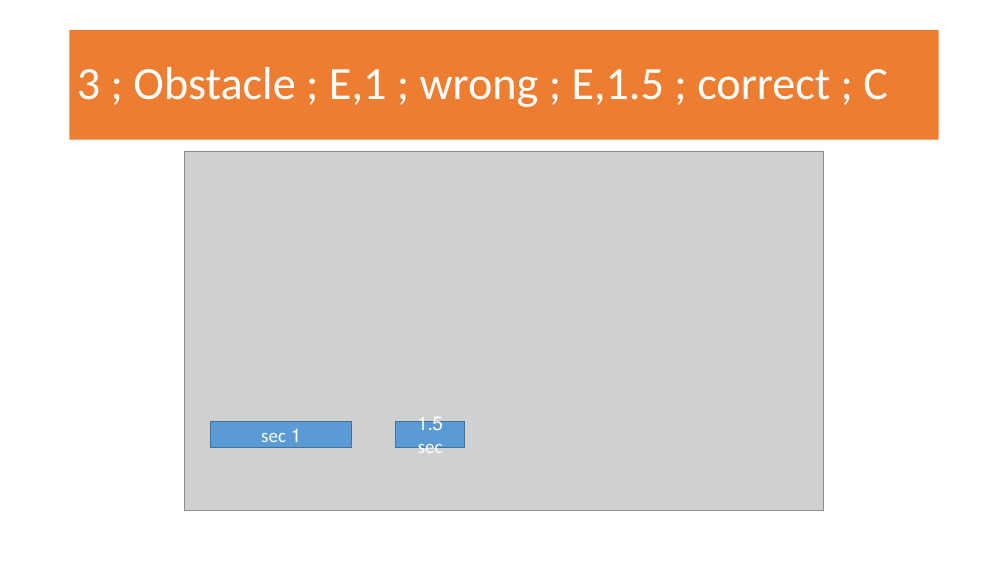
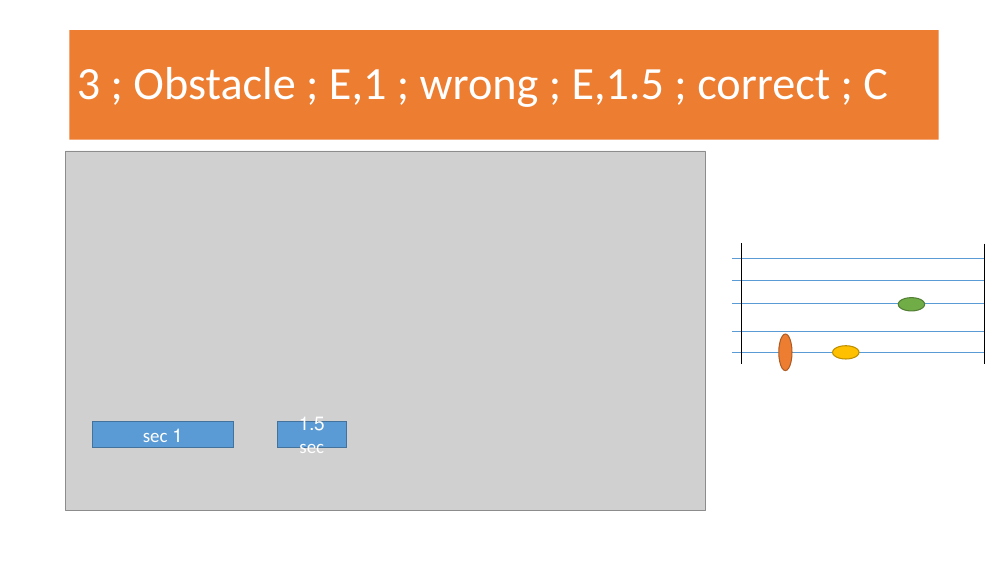
Before and after one commit to chenklein/GoFish_Unity, a slide deck: slide 1 of level design issues.pptx. Drawn at 1008x567 pixels with LibreOffice and Linux fonts; fonts in the diff are those of the drawing; grey boxes stand for pictures. Boxes give left, top, right and bottom in pixels: in the first picture for what was removed or moved away, otherwise in the second. Text is boxed around its words. In the diff, an @@ line names an element or a change of style, - is before the commit and + after.

```diff
--- a/level design issues.pptx
+++ b/level design issues.pptx
@@ picture: place and size @@
-picture at (185,151,824,511)
+picture at (66,151,706,511)
@@ group added at (732,243,985,371): 7 lines, 3 ellipses @@
@@ rectangle "1.5 sec": place and size @@
-rectangle "1.5 sec" at (395,421,464,448)
+rectangle "1.5 sec" at (278,421,346,448)
@@ rectangle "1 sec": place and size @@
-rectangle "1 sec" at (211,421,352,448)
+rectangle "1 sec" at (92,421,234,448)
```
Also in this commit, not shown: 2 other slides changed, 1 slide removed, 1 other file.
